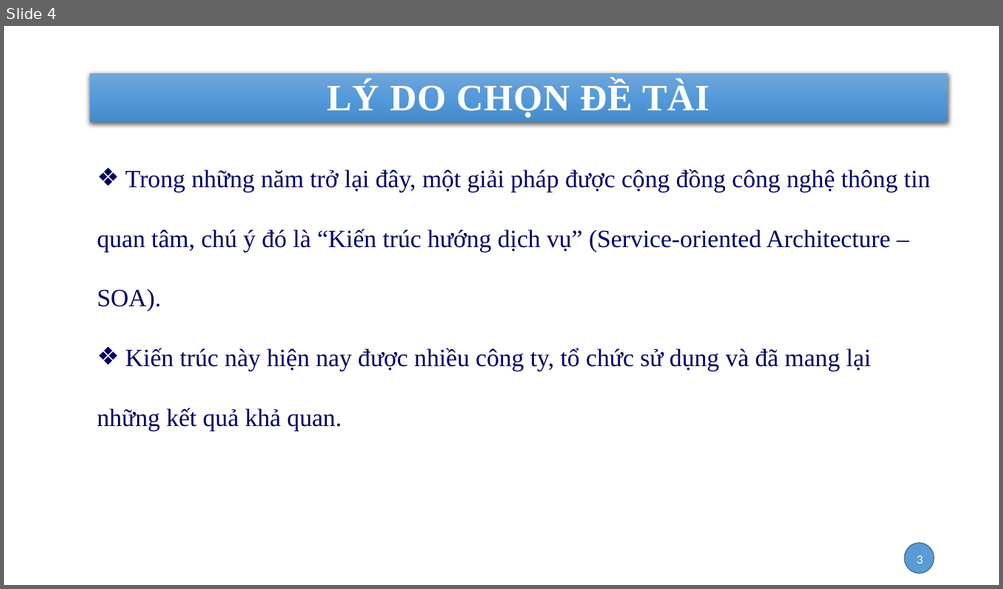
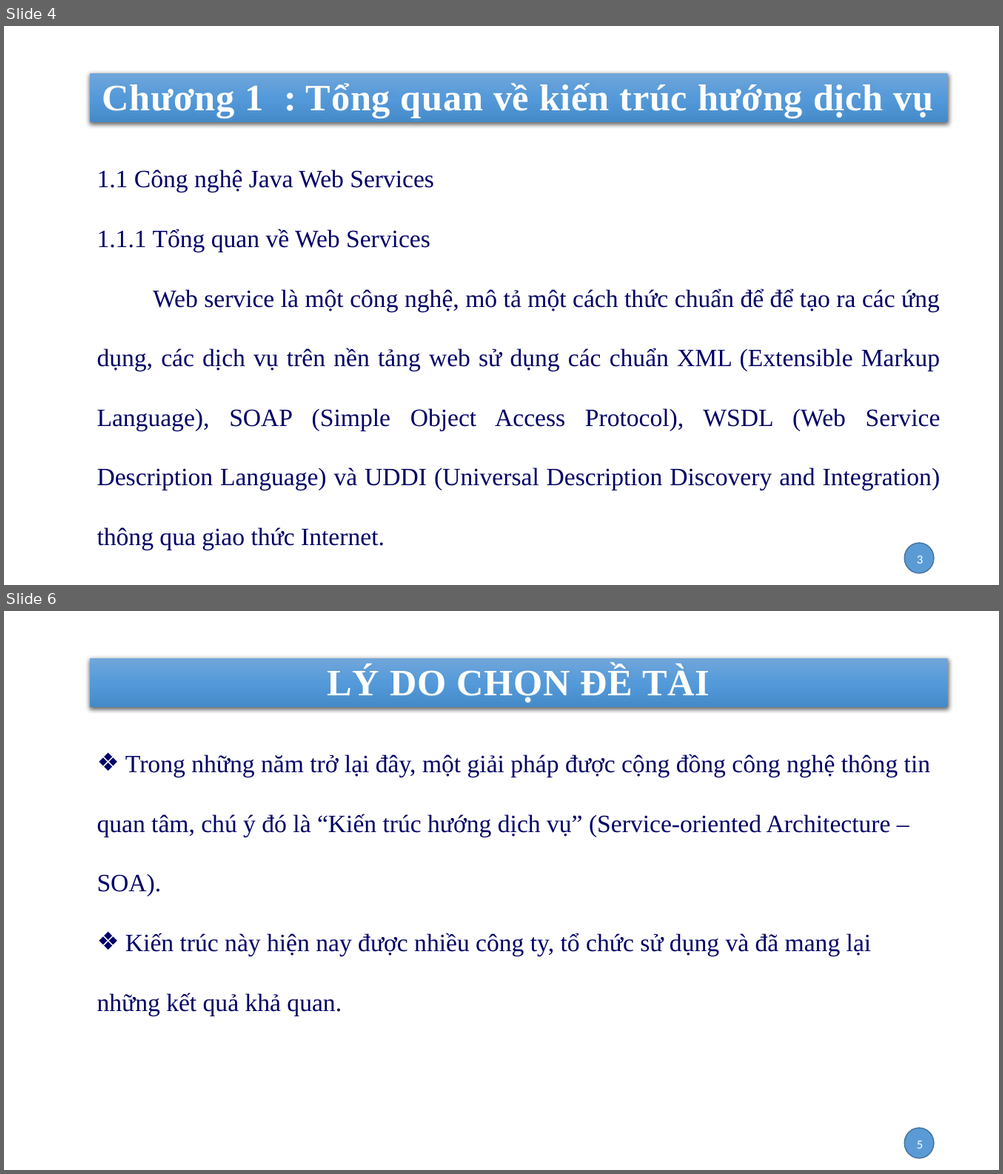
Before and after one commit to nhanhnt/LUANVAN, a slide deck: WORD/luanvan_nhanhnt.pptx. Shown one above the other, each under a label of ours: slide 4 before the commit, slides 4 and 6 after it; the slides between them are not shown. The pictures are 1003x589 and 1003x1174 pixels, drawn with LibreOffice and Linux fonts; fonts in the diff are those of the drawing; background and template pictures are left out. Boxes give left, top, right and bottom in pixels: in the first picture for what was removed or moved away, otherwise in the second. Text is boxed around its words. In the diff, an @@ line names an element or a change of style, - is before the commit and + after.

```diff
--- a/WORD/luanvan_nhanhnt.pptx
+++ b/WORD/luanvan_nhanhnt.pptx
@@ slide 4 added at box(4, 26, 999, 585), background picture (left out) @@
@@ rectangle added at box(90, 73, 948, 122), fill gradient #71A6DB to #559BDB to #448ACA, 36 pt, text #FEFEFE, bold @@
+Chương 1 : Tổng quan về kiến trúc hướng dịch vụ
@@ text added at box(97, 170, 940, 551), 24 pt, text #000066 @@
+1.1 Công nghệ Java Web Services
+1.1.1 Tổng quan về Web Services
+Web service là một công nghệ, mô tả một cách thức chuẩn để để tạo ra các ứng dụng, các dịch vụ trên nền tảng web sử dụng các chuẩn XML (Extensible Markup Language), SOAP (Simple Object Access Protocol), WSDL (Web Service Description Language) và UDDI (Universal Description Discovery and Integration) thông qua giao thức Internet.
@@ ellipse added at box(905, 543, 933, 574), fill #5B9BD5, outline #43739E 1 pt @@
@@ page number added at box(916, 556, 922, 564), 12 pt, text #FFFFFF @@
+3
@@ what was slide 4 is now slide 6 @@
@@ page number at box(916, 1141, 922, 1149): text changed @@
-3
+5
```
Also in this commit, not shown: 2 slides changed, 2 other slides added, 1 slide removed.
